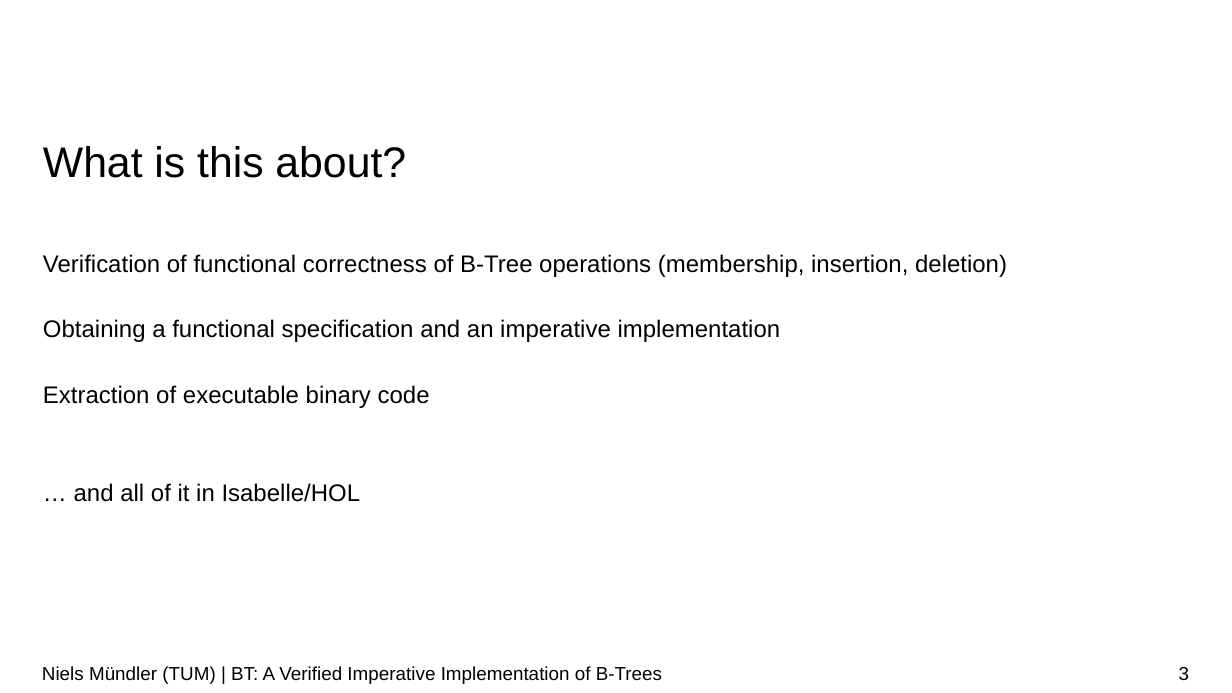
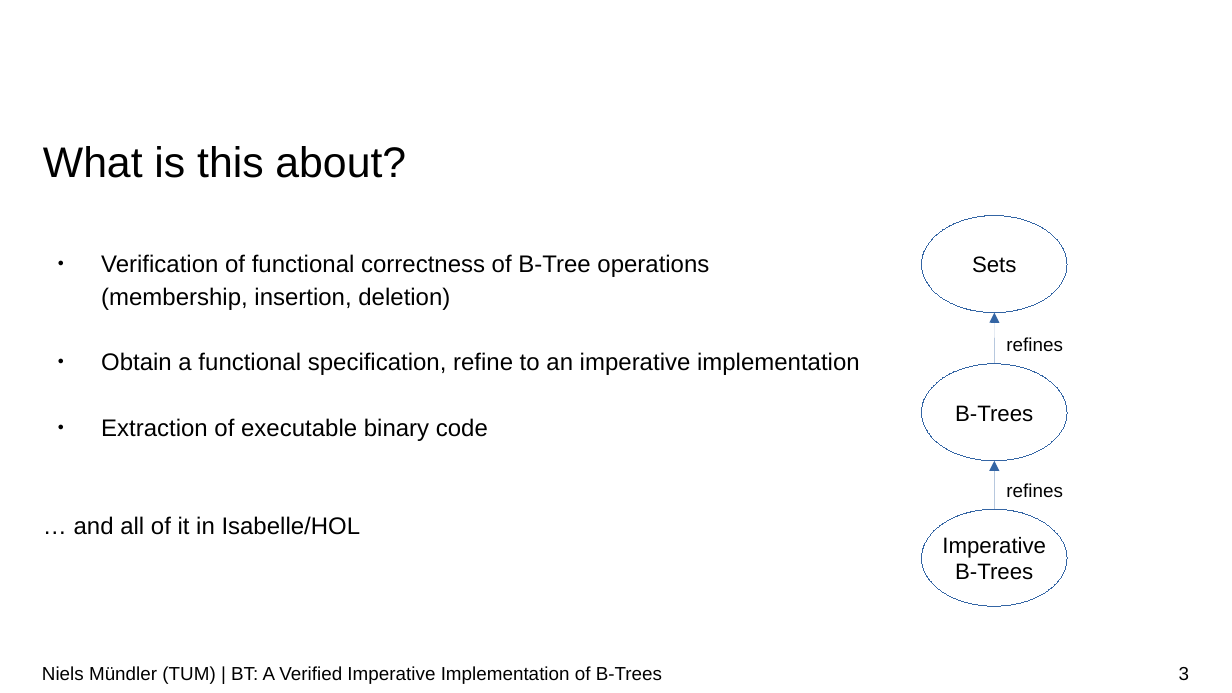
Before and after one commit to nielstron/btrees-thesis, a slide deck: slide 3 of colloqium.odp. Drawn at 1232x693 pixels with LibreOffice and Linux fonts; fonts in the diff are those of the drawing; background and template pictures are left out. Boxes give left, top, right and bottom in pixels: in the first picture for what was removed or moved away, otherwise in the second. Text is boxed around its words. In the diff, an @@ line names an element or a change of style, - is before the commit and + after.

```diff
--- a/colloqium.odp
+++ b/colloqium.odp
@@ ellipse added at [922, 216, 1067, 313], outline #3465A4 0 pt, 13 pt, text #000000 @@
+Sets
@@ text at [101, 254, 709, 441]: bullet none to ● @@
@@ curved arrow added from (994, 363) to (994, 313), #3465A4 0 pt @@
@@ text at [101, 352, 860, 375]: text changed @@
-Obtaining a functional specification and an imperative implementation
+● Obtain a functional specification, refine to an imperative implementation
@@ text added at [1006, 337, 1063, 352], 11 pt, text #000000 @@
+refines
@@ ellipse added at [922, 363, 1067, 461], outline #3465A4 0 pt, 13 pt, text #000000 @@
+B-Trees
@@ curved arrow added from (994, 509) to (994, 461), #3465A4 0 pt @@
@@ ellipse added at [922, 509, 1067, 606], outline #3465A4 0 pt, 13 pt, text #000000 @@
+Imperative
+B-Trees
@@ text added at [1006, 483, 1063, 498], 11 pt, text #000000 @@
+refines
```
Also in this commit, not shown: 20 other slides changed, 5 slides added, 1 slide removed.
